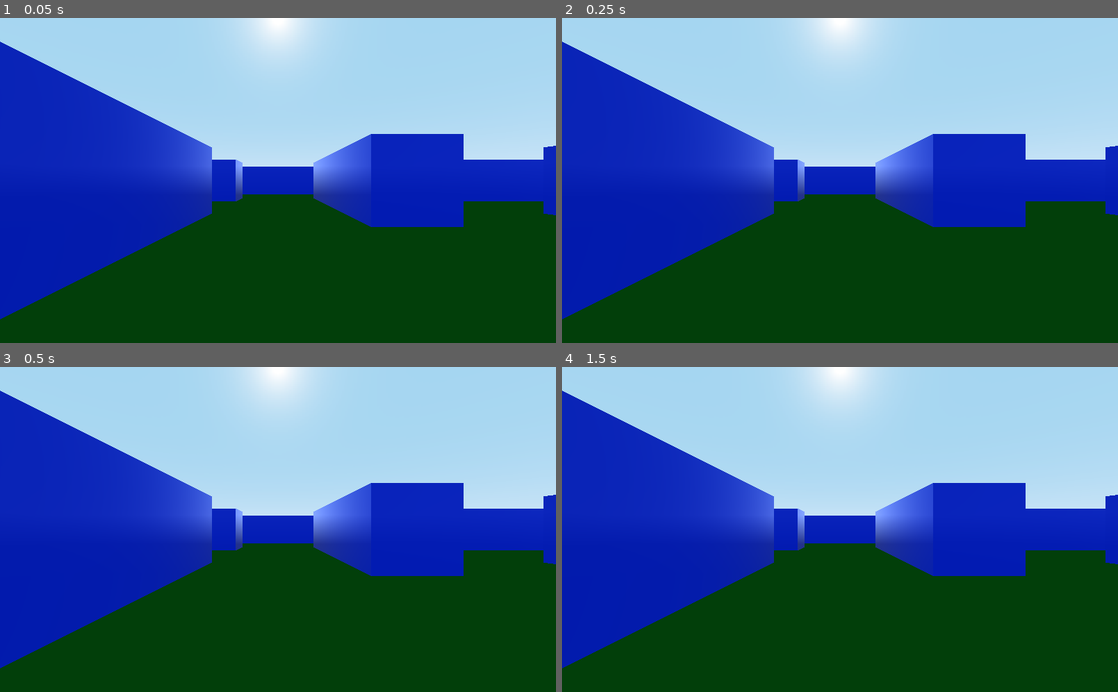
Above: before the commit, frames 1-4 (two rows, left to right).
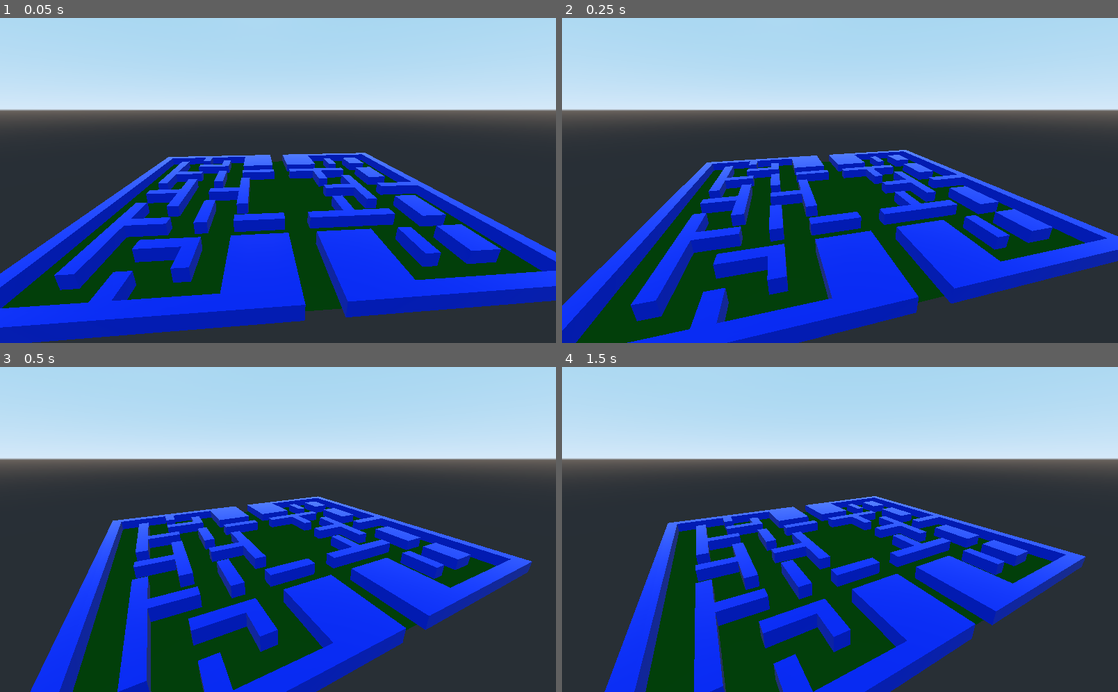
Above: after the commit, the same moments.

Repository: ToBaDi/pacman_3d_first_person
Game: Godot game, scene res://aban/main.tscn
The game is run twice, just before and just after one commit, with the same random seed, the same clock (stepped at 60 frames per second) and the same inputs.
Inputs:
- Up to frame 1 (0.05 s): no input
- Up to frame 2 (0.25 s): no input
- Up to frame 3 (0.5 s): no input
- Up to frame 4 (1.5 s): hold Right (right) 0.53-1.28 s; hold Space (start) 0.53-1.28 s; tap Enter at 1.25 s; hold Down (back) from 1.28 s (still down); tap Space (start) at 1.35 s

The runs differ from the first frame. In frame 1, 68% of the frame differs, in the area x 0-100%, y 0-100%; in frame 2, 68%; in frame 3, 68%; in frame 4, 68%.
Error after the commit: Invalid type in function 'interpolate_property' in base 'Tween'. Cannot convert argument 2 from float to NodePath.

Commit message:
coding some mechanic

Diff:
--- /dev/null
+++ b/aban/data/data.gd
@@ -0,0 +1,26 @@
+class_name Data
+extends Node
+
+
+var space_state : PhysicsDirectSpaceState
+var is_on_show : bool = false
+var is_on_play_initiation : bool = false
+
+onready var ground : MeshInstance = $"../Scene/Map/Ground"
+onready var playerCamera : Camera = $"../Scene/PlayerCamera"
+onready var show_node : Spatial = $"../Scene/Show"
+onready var show_camera : Camera = $"../Scene/Show/ShowCamera"
+onready var animation_player : AnimationPlayer = $"../Scene/AnimationPlayer"
+onready var world_environment : WorldEnvironment = $"../Scene/WorldEnvironment"
+
+
+func _ready() -> void:
+	set_space_state()
+
+
+func _physics_process(_delta : float) -> void:
+	call_deferred("set_space_state")
+
+
+func set_space_state() -> void:
+	space_state = PhysicsServer.space_get_direct_state(get_tree().root.world.space)
--- a/aban/main.tscn
+++ b/aban/main.tscn
@@ -1,44 +1,94 @@
-[gd_scene load_steps=5 format=2]
+[gd_scene load_steps=10 format=2]
 
 [ext_resource path="res://assets/ground.tres" type="Material" id=1]
 [ext_resource path="res://assets/wall.tres" type="Material" id=2]
-
-[sub_resource type="GDScript" id=1]
+[ext_resource path="res://aban/data/data.gd" type="Script" id=3]
+
+[sub_resource type="GDScript" id=4]
 script/source = "extends Node
 
 
-var space_state : PhysicsDirectSpaceState
-
-onready var ground : MeshInstance = $\"../Scene/Ground\"
-onready var playerCamera : Camera = $\"../Scene/PlayerCamera\"
+onready var data : Data = $\"../../Data\"
 
 
 func _ready() -> void:
-	set_space_state()
-
-
-func _physics_process(_delta : float) -> void:
-	call_deferred(\"set_space_state\")
-
-
-func set_space_state() -> void:
-	space_state = PhysicsServer.space_get_direct_state(get_tree().root.world.space)
+	data.show_camera.current = true
+	data.is_on_show = true
+	queue_free()
+
+"
+
+[sub_resource type="GDScript" id=3]
+script/source = "extends Node
+
+
+const SPEED : float = -50.0
+
+onready var data : Data = $\"../../Data\"
+
+
+func _process(delta : float) -> void:
+	if data.is_on_show:
+		data.show_node.rotate_y(deg2rad(delta * SPEED))
+"
+
+[sub_resource type="GDScript" id=7]
+script/source = "extends Node
+
+
+var time : float = 0
+
+onready var data : Data = $\"../../Data\"
+
+
+func _process(_delta : float) -> void:
+	if not data.is_on_play_initiation:
+		return
+
+
+
+func _input(event : InputEvent) -> void:
+	if data.is_on_show:
+		if event.is_action_pressed(\"start\"):
+			data.is_on_show = false
+			data.is_on_play_initiation = false
+			initiate_play()
+
+
+func initiate_play() -> void:
+	$Tween.interpolate_property(self, time, 0, 1, 5, Tween.TRANS_LINEAR, Tween.EASE_IN)
+
 "
 
 [sub_resource type="PlaneMesh" id=2]
 size = Vector2( 60, 56 )
 
+[sub_resource type="ProceduralSky" id=5]
+
+[sub_resource type="Environment" id=6]
+background_mode = 2
+background_sky = SubResource( 5 )
+background_sky_custom_fov = 80.0
+
 [node name="Main" type="Node"]
 
 [node name="Data" type="Node" parent="."]
-script = SubResource( 1 )
+script = ExtResource( 3 )
 
 [node name="Systems" type="Node" parent="."]
 
+[node name="SetupGame" type="Node" parent="Systems"]
+script = SubResource( 4 )
+
+[node name="RotateShow" type="Node" parent="Systems"]
+script = SubResource( 3 )
+
+[node name="InitiatePlay" type="Node" parent="Systems"]
+script = SubResource( 7 )
+
+[node name="Tween" type="Tween" parent="Systems/InitiatePlay"]
+
 [node name="Scene" type="Node" parent="."]
-
-[node name="PlayerCamera" type="Camera" parent="Scene"]
-transform = Transform( 1, 0, 0, 0, 1, 0, 0, 0, 1, -16, 1, 0 )
 
 [node name="Map" type="Node" parent="Scene"]
 
@@ -273,4 +323,23 @@
 width = 8.0
 depth = 12.0
 
-[node name="AnimationPlayer" type="AnimationPlayer" parent="."]
+[node name="PlayerCamera" type="Camera" parent="Scene"]
+transform = Transform( 1, 0, 0, 0, 1, 0, 0, 0, 1, -16, 1, 0 )
+fov = 120.0
+__meta__ = {
+"_edit_lock_": true
+}
+
+[node name="Show" type="Spatial" parent="Scene"]
+__meta__ = {
+"_edit_group_": true,
+"_edit_lock_": true
+}
+
+[node name="ShowCamera" type="Camera" parent="Scene/Show"]
+transform = Transform( 1, 0, 0, 0, 0.939693, 0.34202, 0, -0.34202, 0.939693, 0, 20, 45 )
+
+[node name="AnimationPlayer" type="AnimationPlayer" parent="Scene"]
+
+[node name="WorldEnvironment" type="WorldEnvironment" parent="Scene"]
+environment = SubResource( 6 )
--- a/project.godot
+++ b/project.godot
@@ -9,6 +9,11 @@
 config_version=4
 
 _global_script_classes=[ {
+"base": "Node",
+"class": "Data",
+"language": "GDScript",
+"path": "res://aban/data/data.gd"
+}, {
 "base": "Reference",
 "class": "Ghost",
 "language": "GDScript",
@@ -50,6 +55,7 @@
 "path": "res://old/paterns/tween_messages.gd"
 } ]
 _global_script_class_icons={
+"Data": "",
 "Ghost": "",
 "GhostPattern": "",
 "KimagurePattern": "",
